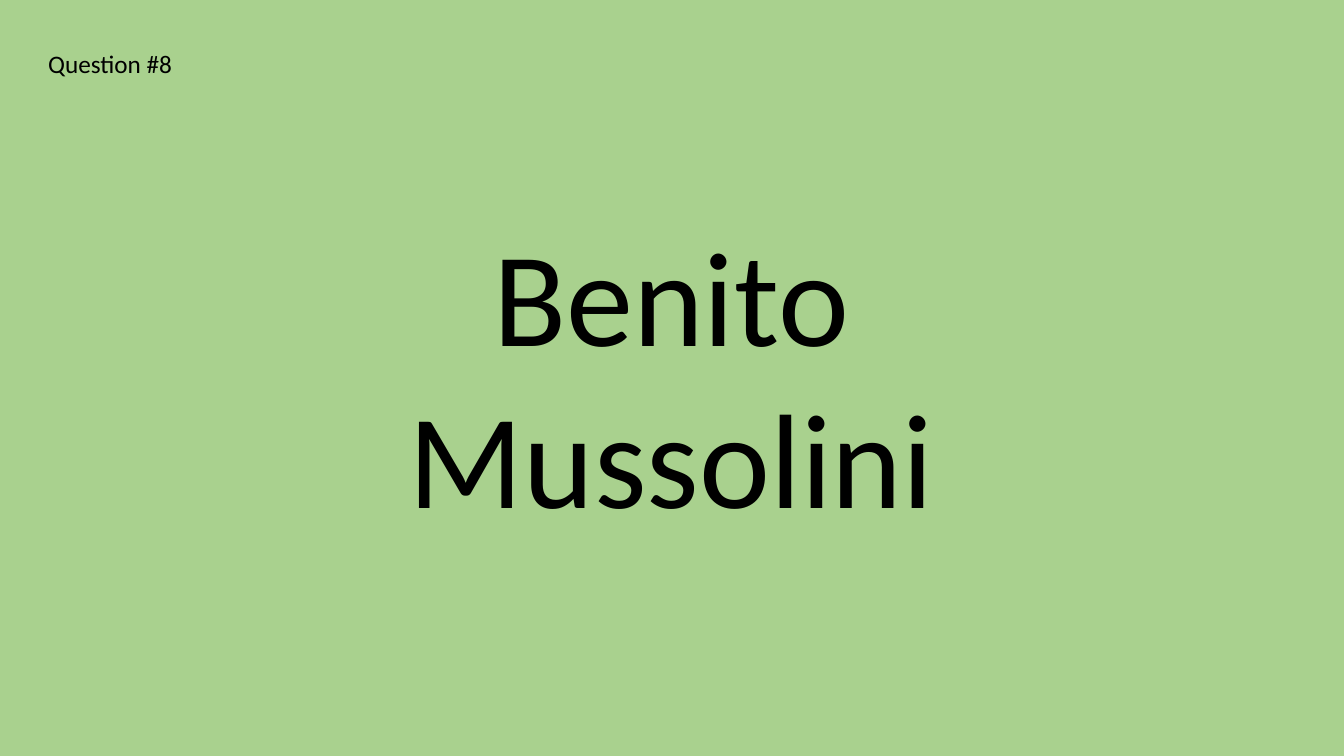
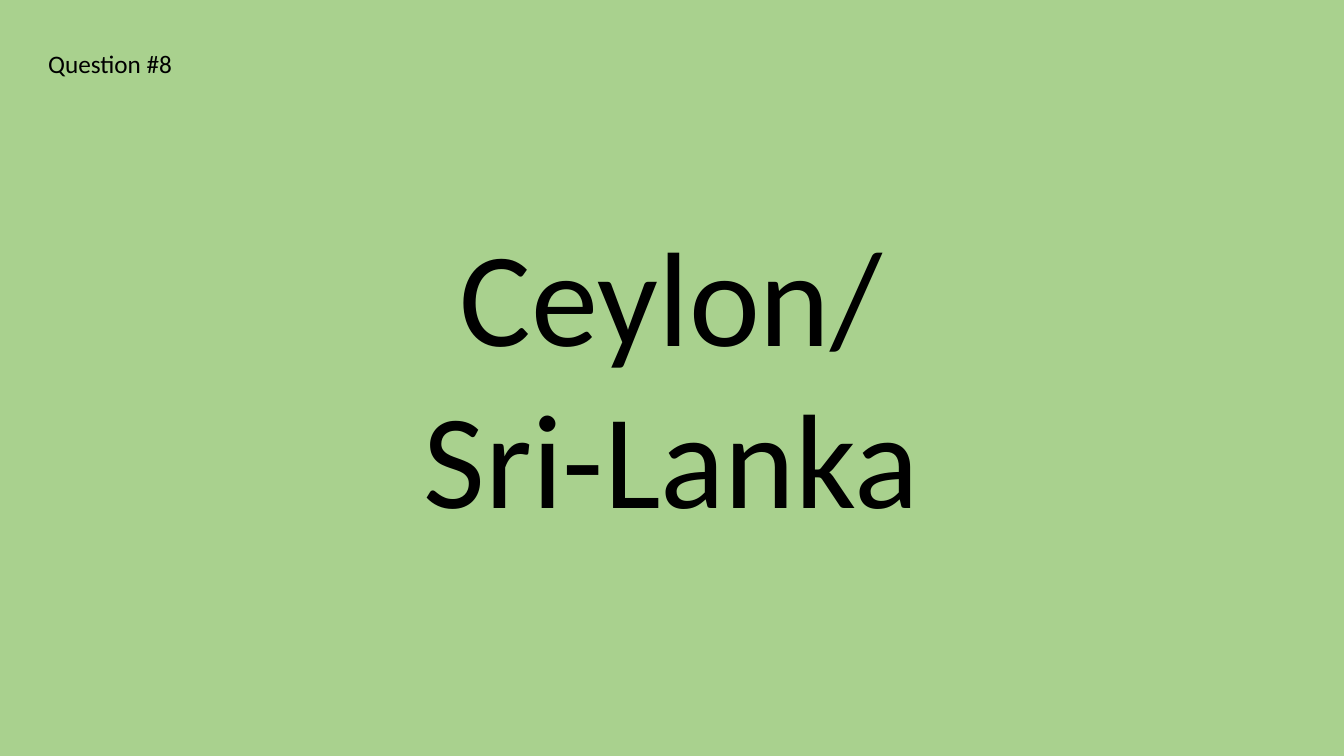
Before and after one commit to abartoha/quiz, a slide deck: slide 17 of MegaQuiz/MegaQuizFinal.pptx. Drawn at 1344x756 pixels with LibreOffice and Linux fonts; fonts in the diff are those of the drawing. Boxes give left, top, right and bottom in pixels: in the first picture for what was removed or moved away, otherwise in the second. Text is boxed around its words. In the diff, an @@ line names an element or a change of style, - is before the commit and + after.

```diff
--- a/MegaQuiz/MegaQuizFinal.pptx
+++ b/MegaQuiz/MegaQuizFinal.pptx
@@ text at (x1=424, y1=252, x2=919, y2=509): text changed @@
-Benito Mussolini
+Ceylon/
+Sri-Lanka
```
Also in this commit, not shown: 5 other slides changed, 4 slides added, 2 slides removed.
